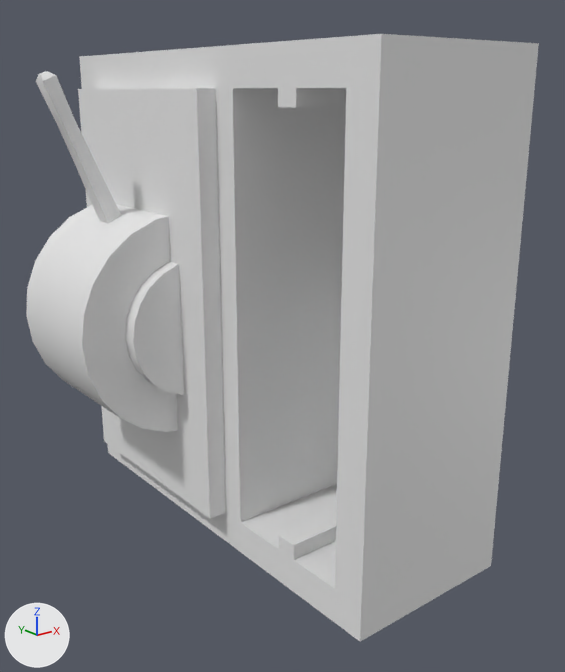
The FBX model Alight/Assets/3D object/FuseBox.fbx, before and after one commit.
One viewpoint serves both versions: a 50 mm lens placed at (-0.247, -0.414, 0.793), pointed at (0.074, -0.012, 0.633). Arrows for +X, +Y and +Z are at lower left; the lights stay in place. Materials are left out; every surface is plain grey. Where no turn or scale is listed for an object, it has been applied to the vertices.
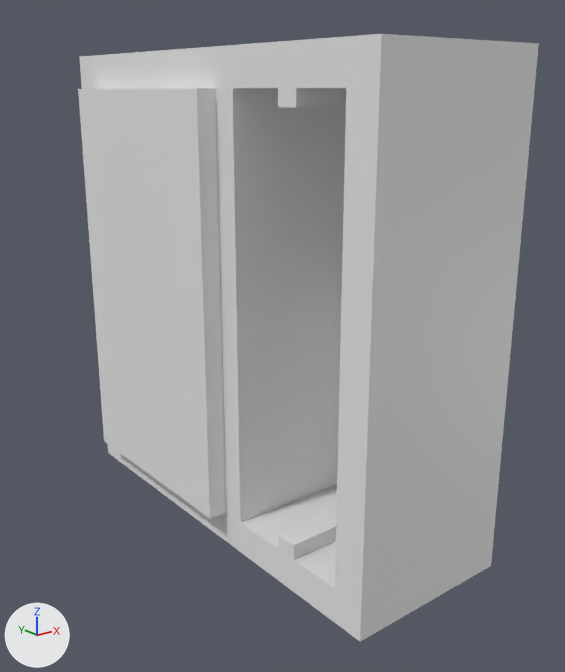
Patch to the scene script:
```diff
--- a/Alight/Assets/3D object/FuseBox.fbx.py
+++ b/Alight/Assets/3D object/FuseBox.fbx.py
@@ ob_cylinder_009 @@
-ob_cylinder_009 = bpy.data.objects.new('Cylinder.009', me_cylinder)
-ob_cylinder_009.location = (0.0246, 0.077, 0.64)
```

Boxes [x1, y1, x2, y2] around the edits, measured in the pictures (565 x 672 px):
'Cylinder.009', deleted: before [26, 71, 184, 432]
